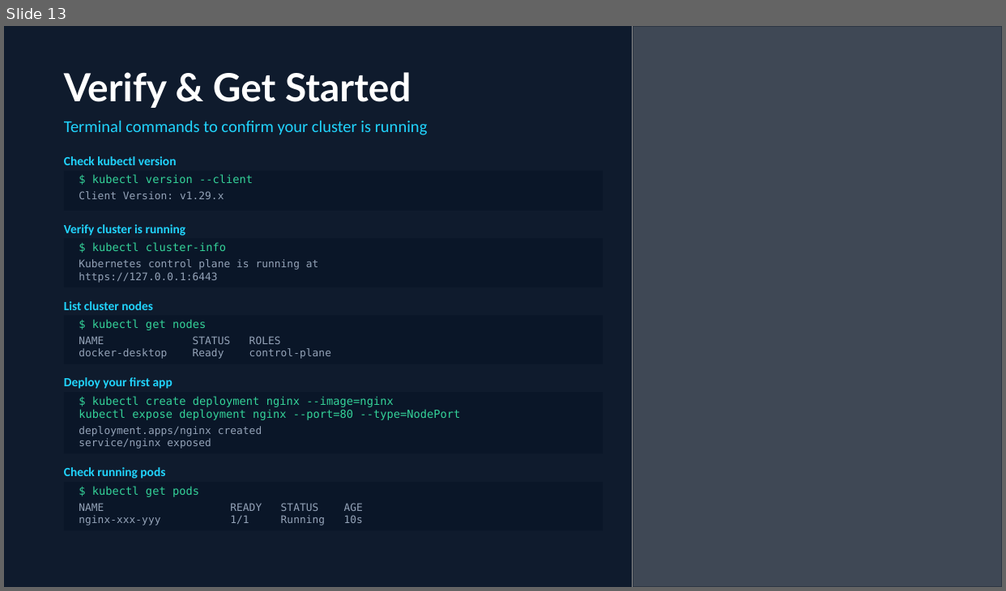
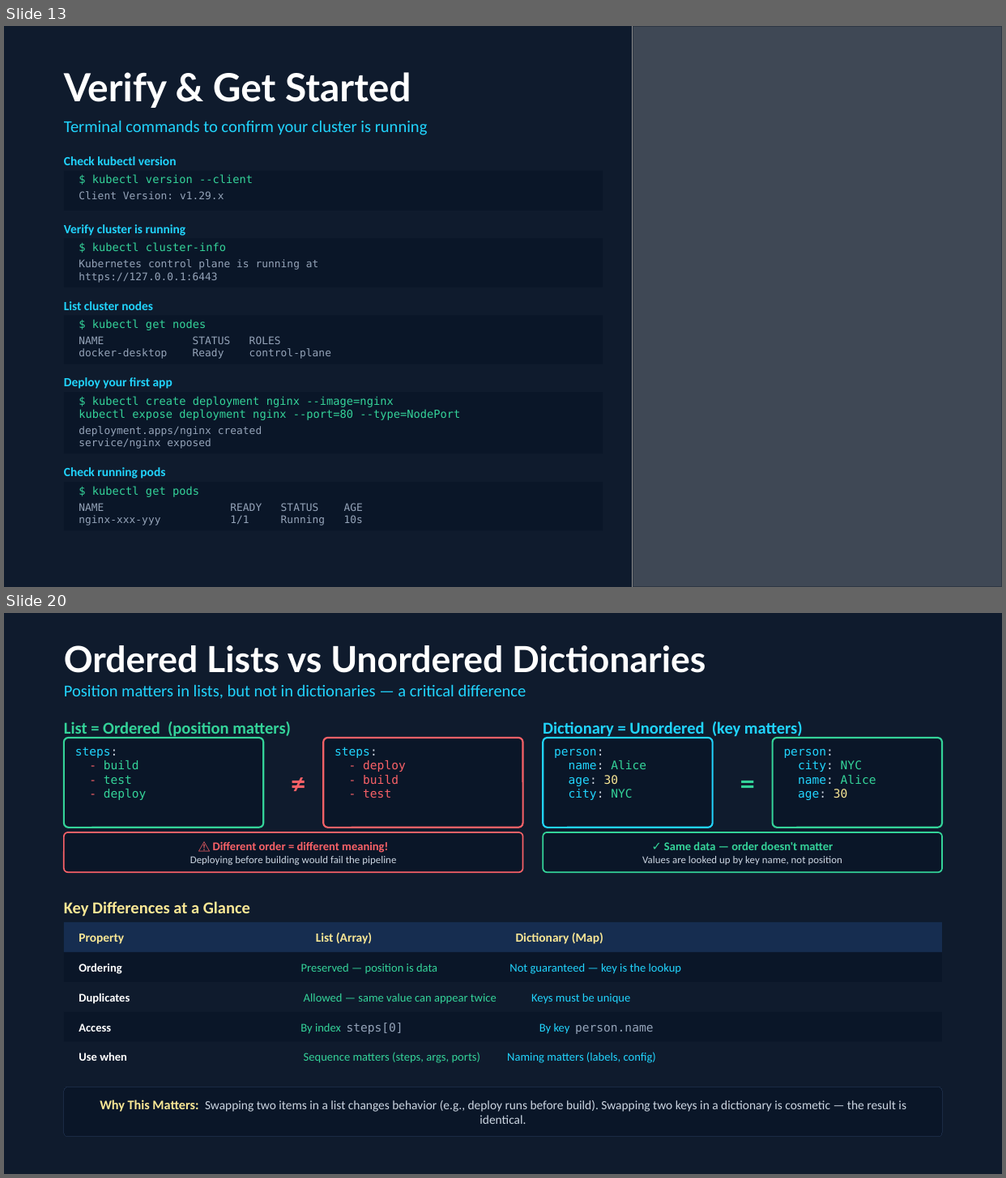
Before and after one commit to atul-matkawala-232/DevOps-Material, a slide deck: 21.kubernetes/Kubernetes.pptx. Shown one above the other, each under a label of ours: slide 13 before the commit, slides 13 and 20 after it; the slides between them are not shown. The pictures are 1006x591 and 1006x1178 pixels, drawn with LibreOffice and Linux fonts; fonts in the diff are those of the drawing; grey boxes stand for pictures. Boxes give left, top, right and bottom in pixels: in the first picture for what was removed or moved away, otherwise in the second. Text is boxed around its words. In the diff, an @@ line names an element or a change of style, - is before the commit and + after.

```diff
--- a/21.kubernetes/Kubernetes.pptx
+++ b/21.kubernetes/Kubernetes.pptx
@@ slide 20 added at box(4, 613, 1002, 1174), background #0F1B2D @@
@@ text added at box(64, 645, 705, 673), 26 pt, text #FFFFFF, bold @@
+Ordered Lists vs Unordered Dictionaries
@@ text added at box(64, 684, 526, 699), 12 pt, text #21D4FD @@
+Position matters in lists, but not in dictionaries — a critical difference
@@ text added at box(64, 722, 291, 739), 12 pt, text #34D399, bold @@
+List = Ordered (position matters)
@@ text added at box(543, 722, 803, 739), 12 pt, text #21D4FD, bold @@
+Dictionary = Unordered (key matters)
@@ rounded rectangle added at box(64, 738, 263, 828), fill #0A1628, outline #34D399 1.25 pt, 8.5 pt, text #34D399 @@
+steps:
+- build
+- test
+- deploy
@@ text added at box(274, 738, 323, 828), 20 pt, text #F96167, bold @@
+≠
@@ rounded rectangle added at box(323, 738, 523, 828), fill #0A1628, outline #F96167 1.25 pt, 8.5 pt, text #F96167 @@
+steps:
+- deploy
+- build
+- test
@@ rounded rectangle added at box(543, 738, 713, 828), fill #0A1628, outline #21D4FD 1.25 pt, 8.5 pt, text #21D4FD @@
+person:
+name: Alice
+age: 30
+city: NYC
@@ text added at box(722, 738, 773, 828), 20 pt, text #34D399, bold @@
+=
@@ rounded rectangle added at box(773, 738, 942, 828), fill #0A1628, outline #34D399 1.25 pt, 8.5 pt, text #21D4FD @@
+person:
+city: NYC
+name: Alice
+age: 30
@@ rounded rectangle added at box(64, 833, 523, 872), fill #0A1628, outline #F96167 1 pt, 7.5 pt, text #CBD5E1 @@
+⚠ Different order = different meaning!
+Deploying before building would fail the pipeline
@@ rounded rectangle added at box(543, 833, 942, 872), fill #0A1628, outline #34D399 1 pt, 7.5 pt, text #CBD5E1 @@
+✓ Same data — order doesn't matter
+Values are looked up by key name, not position
@@ text added at box(64, 901, 250, 917), 12 pt, text #F9E795, bold @@
+Key Differences at a Glance
@@ rectangle added at box(64, 922, 942, 952), fill #162D50, 9 pt, text #F9E795, bold @@
+Property List (Array) Dictionary (Map)
@@ rectangle added at box(64, 952, 942, 982), fill #0A1628, 8.5 pt, text #21D4FD @@
+Ordering Preserved — position is data Not guaranteed — key is the lookup
@@ text added at box(79, 993, 630, 1004), 8.5 pt, text #34D399 @@
+Duplicates Allowed — same value can appear twice Keys must be unique
@@ text added at box(79, 1023, 653, 1034), 8.5 pt, text #94A3B8 @@
+Access By index steps[0] By key person.name
@@ text added at box(79, 1052, 656, 1063), 8.5 pt, text #34D399 @@
+Use when Sequence matters (steps, args, ports) Naming matters (labels, config)
@@ rounded rectangle added at box(64, 1087, 942, 1137), fill #0A1628, outline #1A2A44 0.75 pt, 9 pt, text #CBD5E1 @@
+Why This Matters: Swapping two items in a list changes behavior (e.g., deploy runs before build). Swapping two keys in a dictionary is cosmetic — the result is identical.
```
Also in this commit, not shown: 21 other slides added, 1 slide removed, 6 other files.
